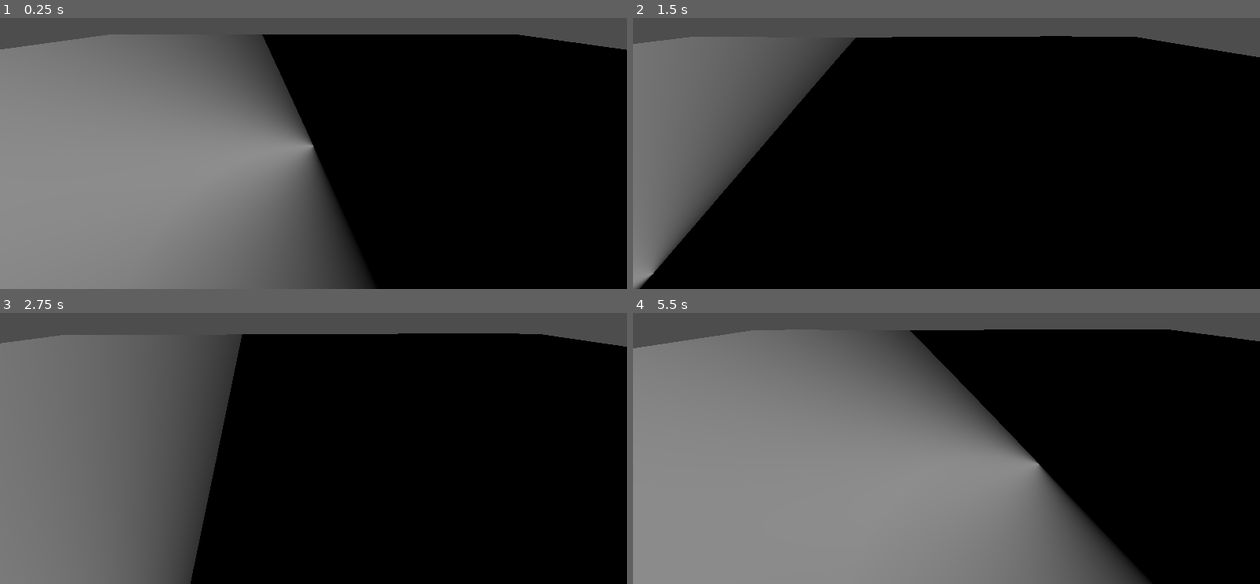
Above: before the commit, frames 1-4 (two rows, left to right).
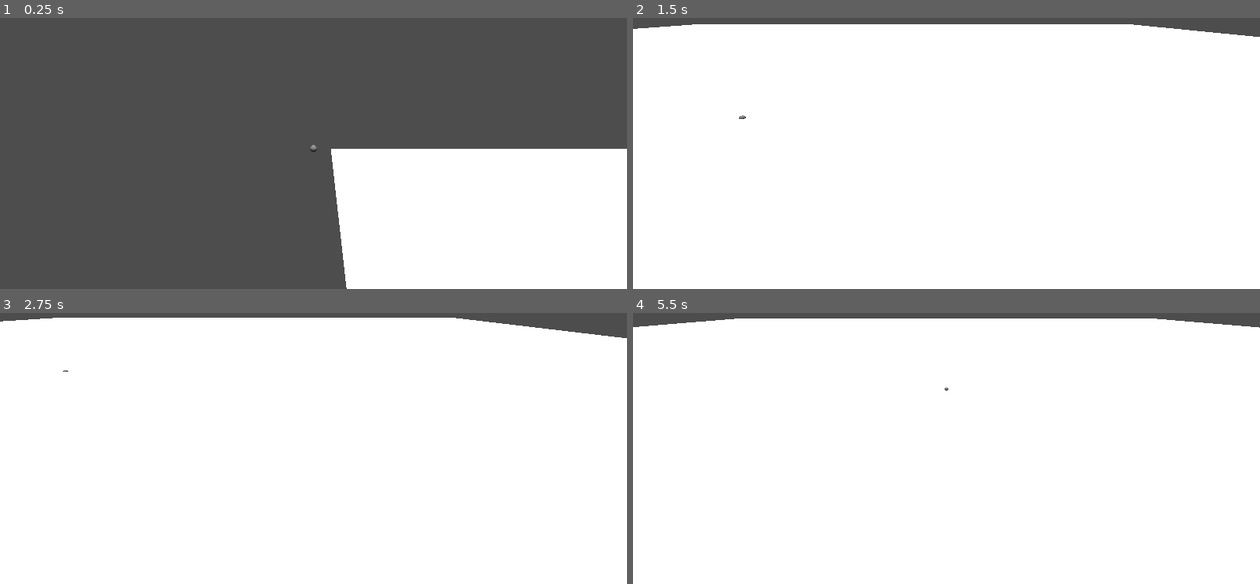
Above: after the commit, the same moments.

Repository: tommyrobot666/pod-studios-mobile-game
Game: Godot game, scene res://level.tscn
Two runs of this game, one before a commit and one after it. Both use one fixed random seed, a clock stepped at 60 frames per second and the inputs below. The project has no main scene, so this scene is started directly.
Inputs:
- Up to frame 1 (0.25 s): no input
- Up to frame 2 (1.5 s): tap Enter at 0.5 s; hold Right (ui_right) 0.53-1.28 s; hold Down (ui_down) from 1.28 s (still down)
- Up to frame 3 (2.75 s): release Down (ui_down) at 2.03 s; hold Right (ui_right) from 2.03 s (still down)
- Up to frame 4 (5.5 s): release Right (ui_right) at 2.78 s; hold Up (ui_up) 2.78-3.53 s; hold Left (ui_left) 3.53-5.03 s; hold Down (ui_down) from 5.03 s (still down)

The runs differ from the first frame. In frame 1, 85% of the frame differs, in the area x 0-100%, y 6-100%; in frame 2, 97%; in frame 3, 97%; in frame 4, 97%, in the area x 0-100%, y 2-100%.

Commit message:
testing world-generator

Diff:
--- a/level.tscn
+++ b/level.tscn
@@ -1,16 +1,29 @@
-[gd_scene load_steps=3 format=3 uid="uid://pjmsvh0g32cc"]
+[gd_scene load_steps=6 format=3 uid="uid://pjmsvh0g32cc"]
 
+[ext_resource type="Material" uid="uid://byn1qr0hjkpio" path="res://world-generator/core/new_shader_material.tres" id="1_oi3di"]
 [ext_resource type="Script" uid="uid://dgyk0e48hj6e7" path="res://world-generator/test_world_generation.gd" id="1_vonw3"]
 [ext_resource type="Script" uid="uid://dxbvjyt5ttin8" path="res://debug/camera_3d.gd" id="2_vonw3"]
+
+[sub_resource type="Environment" id="Environment_oi3di"]
+ambient_light_color = Color(1, 1, 1, 1)
+
+[sub_resource type="SphereMesh" id="SphereMesh_oi3di"]
 
 [node name="Level" type="Node3D"]
 
 [node name="WorldGeneration" type="MeshInstance3D" parent="."]
+material_override = ExtResource("1_oi3di")
 script = ExtResource("1_vonw3")
 
 [node name="Camera3D" type="Camera3D" parent="."]
 transform = Transform3D(1, 0, 0, 0, 0.906308, 0.422618, 0, -0.422618, 0.906308, 0, 18.68, 27.9)
 script = ExtResource("2_vonw3")
 
+[node name="WorldEnvironment" type="WorldEnvironment" parent="."]
+environment = SubResource("Environment_oi3di")
+
+[node name="MeshInstance3D" type="MeshInstance3D" parent="."]
+mesh = SubResource("SphereMesh_oi3di")
+
 [node name="DirectionalLight3D" type="DirectionalLight3D" parent="."]
-transform = Transform3D(0.526721, 0.0105808, -0.849972, 0.767724, 0.42334, 0.481022, 0.364917, -0.905909, 0.214859, -148.831, 149.018, 0)
+transform = Transform3D(1, 0, 0, 0, -4.37114e-08, 1, 0, -1, -4.37114e-08, 0, 0, 0)
--- /dev/null
+++ b/world-generator/core/apply_heights_and_colors.gdshader
@@ -0,0 +1,10 @@
+shader_type spatial;
+render_mode unshaded;
+
+uniform sampler2D vertex_colors;
+uniform sampler2D vertex_heights;
+
+void vertex() {
+	COLOR = texelFetch(vertex_colors,ivec2(VERTEX_ID,0),0);
+	VERTEX.y += texelFetch(vertex_heights,ivec2(VERTEX_ID,0),0).r;
+}
--- /dev/null
+++ b/world-generator/core/new_shader_material.tres
@@ -0,0 +1,7 @@
+[gd_resource type="ShaderMaterial" load_steps=2 format=3 uid="uid://byn1qr0hjkpio"]
+
+[ext_resource type="Shader" uid="uid://cc10v1sulupj4" path="res://world-generator/core/apply_heights_and_colors.gdshader" id="1_ksjyf"]
+
+[resource]
+render_priority = 0
+shader = ExtResource("1_ksjyf")
--- a/world-generator/core/world_generation.gd
+++ b/world-generator/core/world_generation.gd
@@ -1,20 +1,25 @@
 extends MeshInstance3D
 class_name WorldGeneration
 #to use this class, extend it and...
-#override get_mesh_height_at,get_mesh_color_at
+#override get_mesh_heights_at,get_mesh_colors_at
 #add entries to chunk_generators
 #call create_mesh, pre_generate_chunks, and move_to_camera
 
-const CHUNK_SIZE = 500
+const CHUNK_SIZE:float = 500
 @export_group("debug")
 @export var what_noise_looks_like = FastNoiseLite.new()
 
 var seed = 0
 var generated_chunks = []
 var chunk_generators:Array[ChunkGeneratorsEntry]
+var mesh_size_chunks:Vector2i
+var position_as_chunk:Vector2i:
+	get():
+		return Vector2i(floori(position.x),floori(position.z))
+var mesh_detail:int
 
 func _ready() -> void:
-	material_override = preload("res://world-generator/core/new_standard_material_3d.tres")
+	material_override = preload("res://world-generator/core/new_shader_material.tres")
 
 func pre_generate_chunks(x1,y1,x2,y2):
 	var pos = null
@@ -43,7 +48,7 @@
 
 	generated_chunks.append(Vector2(x,y))
 
-func create_mesh(size:int,detail:int):
+func create_mesh(size_chunks:int,detail:int):
 	mesh = ArrayMesh.new()
 
 	var surface_array = []
@@ -54,10 +59,10 @@
 	var indices = PackedInt32Array()
 	var colors = PackedColorArray()
 
-	var segment_len:float = size as float/detail
+	var segment_len:float = size_chunks as float/detail * CHUNK_SIZE
 	for row in range(detail):
 		for column in range(detail):
-			verts.append(Vector3(segment_len*row - segment_len*detail/2,0,segment_len*column - segment_len*detail/2))
+			verts.append(Vector3(segment_len*row,0,segment_len*column))
 			colors.append(Color.WHITE)
 			#normals.append(Vector3.UP)
 			normals.append((verts[verts.size()-1] as Vector3).normalized())
@@ -80,25 +85,24 @@
 	surface_array[Mesh.ARRAY_COLOR] = colors
 	mesh.add_surface_from_arrays(Mesh.PRIMITIVE_TRIANGLES, surface_array)
 
+	mesh_size_chunks = Vector2i(size_chunks,size_chunks)
+	mesh_detail = detail
+
 func move_to_camera():
 	var cam:Camera3D = get_tree().root.get_camera_3d()
-	global_position = cam.global_position
+	global_position = (cam.global_position/CHUNK_SIZE).floor() - Vector3(mesh_size_chunks.x,0,mesh_size_chunks.y)*CHUNK_SIZE/2
 	global_position.y = 0
 	update_mesh()
 
 func update_mesh():
-	var data_tool = MeshDataTool.new()
-	data_tool.create_from_surface(mesh,0)
-	for i in range(data_tool.get_vertex_count()):
-		var vertex:Vector3 = data_tool.get_vertex(i)
-		var pos = Vector2(position.x + vertex.x, position.z + vertex.z)
-		var chunk_pos = Vector2i(pos.floor()/CHUNK_SIZE)
-		var pos_in_chunk = Vector2(fmod(pos.x,CHUNK_SIZE),fmod(pos.y,CHUNK_SIZE))
-		vertex.y = get_mesh_height_at(chunk_pos,pos_in_chunk)
-		data_tool.set_vertex_color(i,get_mesh_color_at(vertex.y,chunk_pos,pos_in_chunk))
-		data_tool.set_vertex(i,vertex)
-	(mesh as ArrayMesh).clear_surfaces()
-	data_tool.commit_to_surface(mesh,0)
+	var heights = get_mesh_heights_at(Rect2i(position_as_chunk,mesh_size_chunks),mesh_detail)
+	var heights_image = Image.create_from_data(mesh_detail,mesh_detail,false,Image.Format.FORMAT_RF,\
+	heights.to_byte_array())
+	var colors_image = Image.create_from_data(mesh_detail,mesh_detail,false,Image.Format.FORMAT_RGBAF,\
+	get_mesh_colors_at(heights,Rect2i(position_as_chunk,mesh_size_chunks),mesh_detail).to_byte_array())
+
+	material_override.set("shader_parameter/vertex_colors",colors_image)
+	material_override.set("shader_parameter/vertex_heights",heights_image)
 
 static func create_noise(noise_type:FastNoiseLite.NoiseType,fractal_type:FastNoiseLite.FractalType,zoom,noise_on_noise,noise_on_noise_loss,celluler_return_type:FastNoiseLite.CellularReturnType=0) -> FastNoiseLite:
 	var noise = FastNoiseLite.new()
@@ -113,8 +117,12 @@
 
 
 
-func get_mesh_height_at(chunk_pos:Vector2i,pos_in_chunk:Vector2) -> float:
-	return 0
+func get_mesh_heights_at(chunks:Rect2i,detail:int) -> PackedFloat32Array:
+	var heights = PackedFloat32Array()
+	heights.resize(detail*detail)
+	return heights
 
-func get_mesh_color_at(height:float,chunk_pos:Vector2i,pos_in_chunk:Vector2) -> Color:
-	return Color.WHITE
+func get_mesh_colors_at(heights:PackedFloat32Array,chunks:Rect2i,detail:int) -> PackedColorArray:
+	var colors = PackedColorArray()
+	colors.resize(detail*detail)
+	return colors
--- a/world-generator/test_world_generation.gd
+++ b/world-generator/test_world_generation.gd
@@ -7,20 +7,34 @@
 
 func _ready() -> void:
 	pre_generate_chunks(-1,-1,1,1)
-	create_mesh(300,200)
+	create_mesh(1,200)
+	update_mesh()
 
 func _process(delta: float) -> void:
 	var camera_pos = get_tree().root.get_camera_3d().global_position
 	if (Vector2(camera_pos.x,camera_pos.z) - Vector2(global_position.x,global_position.z)).length_squared() > max_camera_dist:
 		move_to_camera()
 
-func get_mesh_height_at(chunk_pos:Vector2i,pos_in_chunk:Vector2) -> float:
+func get_mesh_heights_at(chunks:Rect2i,detail:int) -> PackedFloat32Array:
+	var heights = PackedFloat32Array()
+	#heights.resize(detail*detail)
 	noise.seed = seed
-	var global_pos:Vector2 = CHUNK_SIZE*Vector2(chunk_pos) + pos_in_chunk
-	return noise.get_noise_2dv(global_pos)
+	var segment_len:float = CHUNK_SIZE/detail
+	var offset:Vector2 = chunks.position*CHUNK_SIZE
+	for row in range(detail):
+		for column in range(detail):
+			var pos = Vector2(row,column)*segment_len + offset
+			var height = noise.get_noise_2dv(pos) * 100
+			heights.append(height)
+	return heights
 
-func get_mesh_color_at(height:float,chunk_pos:Vector2i,pos_in_chunk:Vector2) -> Color:
-	if height > 0:
-		return Color.RED
-	else:
-		return Color.BLUE
+func get_mesh_colors_at(heights:PackedFloat32Array,chunks:Rect2i,detail:int) -> PackedColorArray:
+	var colors = PackedColorArray()
+	#colors.resize(detail*detail)
+	for i in range(heights.size()):
+		var height = heights[i]
+		if height > 0:
+			colors.append(Color.RED)
+		else:
+			colors.append(Color.BLUE)
+	return colors
Not shown, added: world-generator/core/apply_heights_and_colors.gdshader.uid
